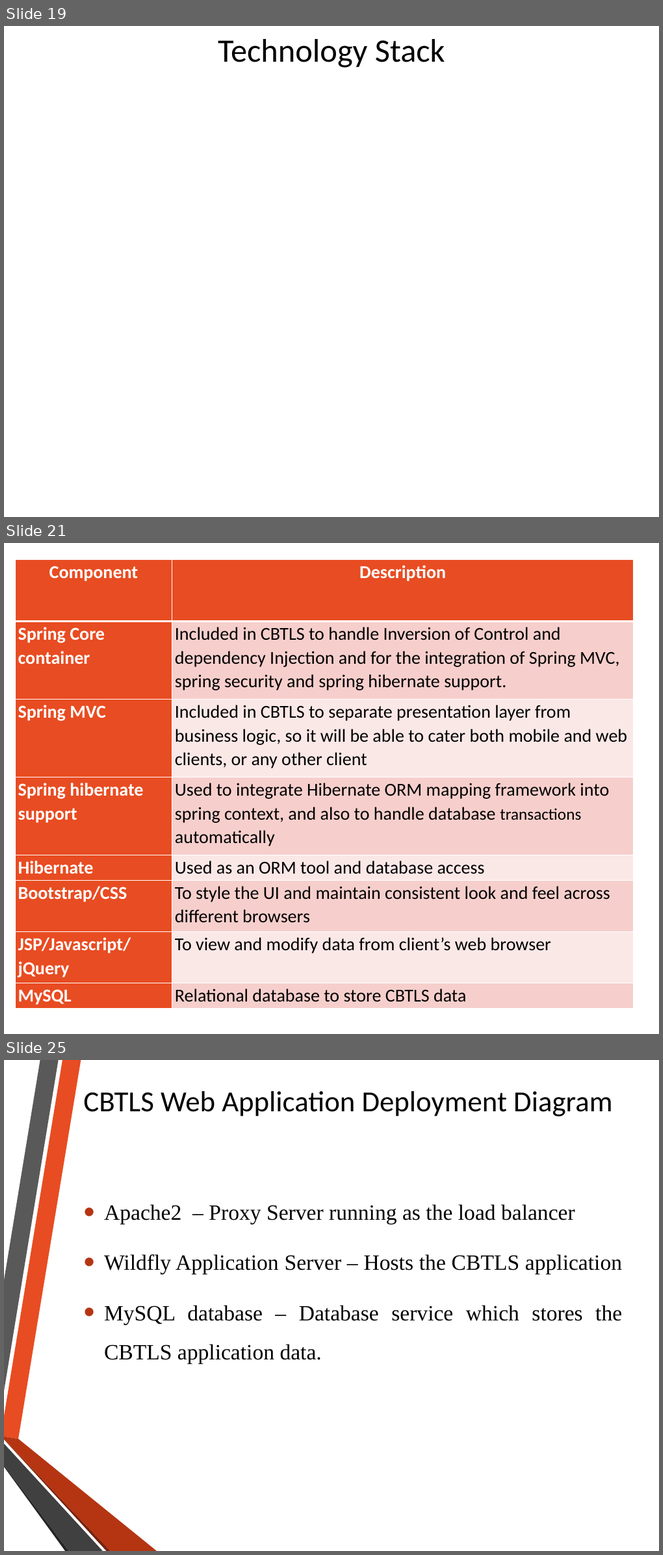
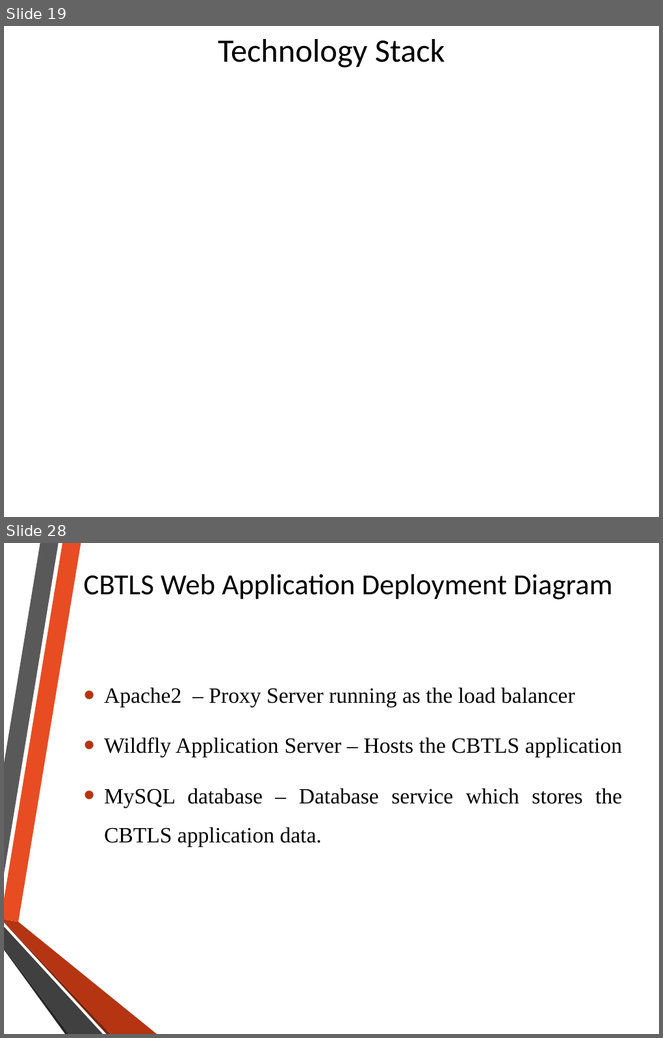
Before and after one commit to nadee158/cbtls, a slide deck: FinalSubmission/msc_final_presentation.pptx. Shown one above the other, each under a label of ours: slides 19, 21 and 25 before the commit, slides 19 and 28 after it; the slides between them are not shown. The pictures are 663x1555 and 663x1038 pixels, drawn with LibreOffice and Linux fonts; fonts in the diff are those of the drawing; background and template pictures are left out. Boxes give left, top, right and bottom in pixels: in the first picture for what was removed or moved away, otherwise in the second. Text is boxed around its words. In the diff, an @@ line names an element or a change of style, - is before the commit and + after.

```diff
--- a/FinalSubmission/msc_final_presentation.pptx
+++ b/FinalSubmission/msc_final_presentation.pptx
@@ slide 21 removed at <box>4,543,659,1034</box>, background #FFFFFF @@
@@ table removed at <box>15,559,634,1009</box>, 8 rows, 2 columns @@
-Component | Description
-Spring Core container | Included in CBTLS to handle Inversion of Control and dependency Injection and for the integration of Spring MVC, spring security and spring hibernate support.
-Spring MVC | Included in CBTLS to separate presentation layer from business logic, so it will be able to cater both mobile and web clients, or any other client
-Spring hibernate support | Used to integrate Hibernate ORM mapping framework into spring context, and also to handle database transactions automatically
-Hibernate | Used as an ORM tool and database access
-Bootstrap/CSS | To style the UI and maintain consistent look and feel across different browsers
-JSP/Javascript/jQuery | To view and modify data from client’s web browser
-MySQL | Relational database to store CBTLS data
@@ what was slide 25 is now slide 28 @@
```
Also in this commit, not shown: 7 slides changed, 12 slides added, 2 other slides removed.
